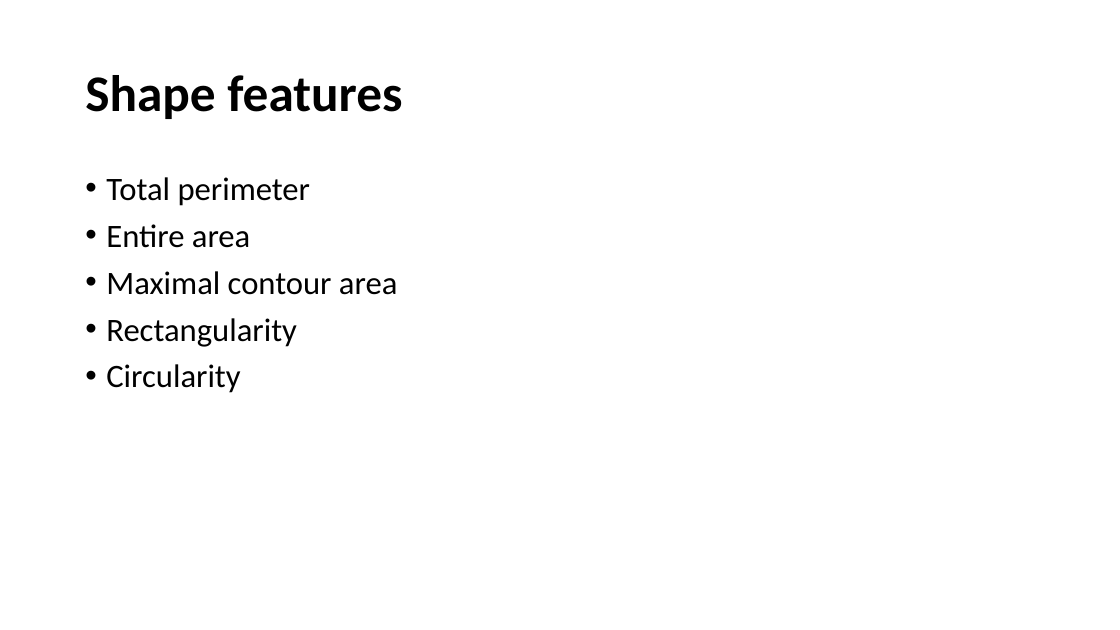
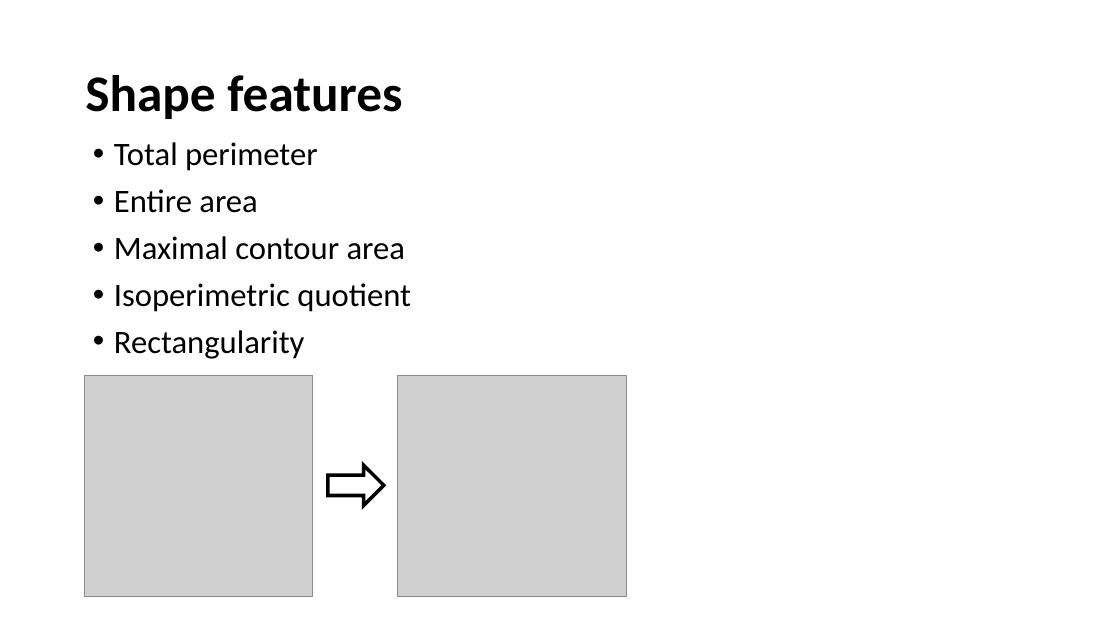
Before and after one commit to Anacriel/plant_seed_classification, a slide deck: slide 8 of reports/paper/word_version/Jakovlev_Presentation_TELECCON_2019.pptx. Drawn at 1120x630 pixels with LibreOffice and Linux fonts; fonts in the diff are those of the drawing; grey boxes stand for pictures. Boxes give left, top, right and bottom in pixels: in the first picture for what was removed or moved away, otherwise in the second. Text is boxed around its words. In the diff, an @@ line names an element or a change of style, - is before the commit and + after.

```diff
--- a/reports/paper/word_version/Jakovlev_Presentation_TELECCON_2019.pptx
+++ b/reports/paper/word_version/Jakovlev_Presentation_TELECCON_2019.pptx
@@ text "Total perimeter": place and size @@
-text "Total perimeter" at bbox=[106, 177, 397, 393]
+text "Total perimeter" at bbox=[114, 142, 411, 359]
@@ text at bbox=[114, 283, 411, 312]: paragraph added @@
+• Isoperimetric quotient
@@ picture added at bbox=[85, 376, 313, 597] @@
@@ text at bbox=[106, 364, 240, 393]: paragraph removed @@
-• Circularity
@@ picture added at bbox=[398, 376, 627, 597] @@
@@ right arrow added at bbox=[328, 465, 384, 506], fill #FFFFFF, outline #000000 3 pt @@
```
Also in this commit, not shown: 5 other slides changed.
